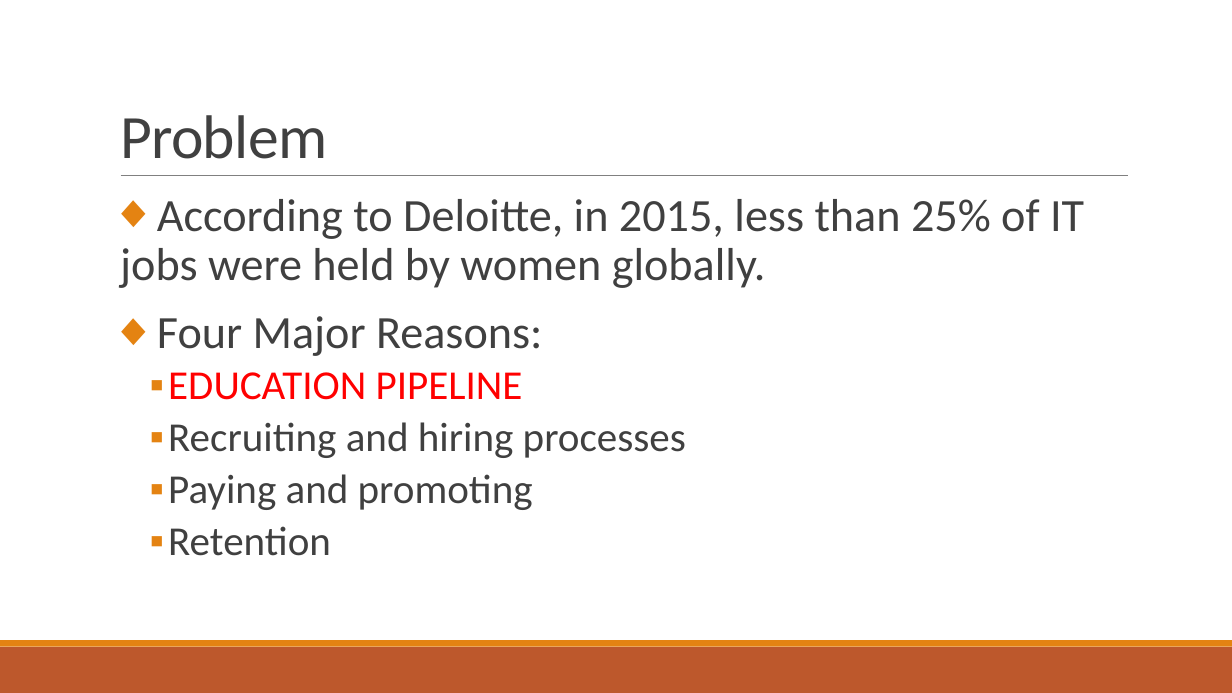
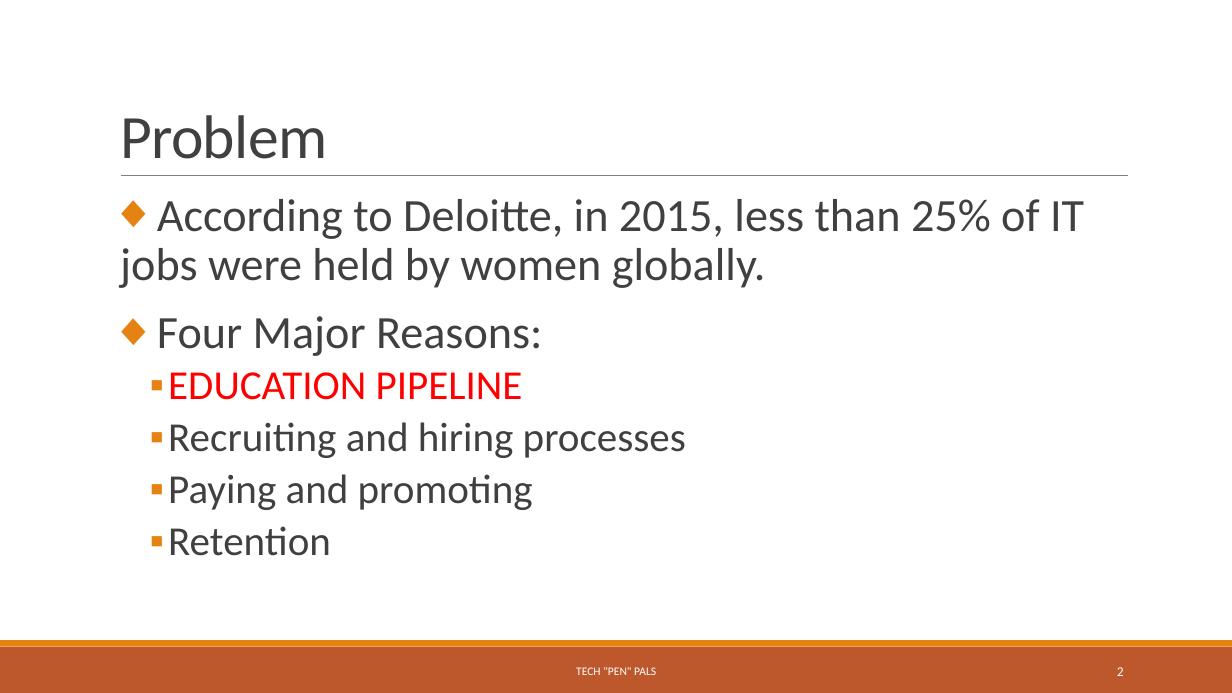
Before and after one commit to madlene/Tech_PenPals, a slide deck: slide 2 of Slides.pptx. Drawn at 1232x693 pixels with LibreOffice and Linux fonts; fonts in the diff are those of the drawing. Boxes give left, top, right and bottom in pixels: in the first picture for what was removed or moved away, otherwise in the second. Text is boxed around its words. In the diff, an @@ line names an element or a change of style, - is before the commit and + after.

```diff
--- a/Slides.pptx
+++ b/Slides.pptx
@@ text added at bbox=[576, 667, 656, 675], 9 pt, text #FFFFFF @@
+TECH "PEN" PALS
@@ page number added at bbox=[1117, 667, 1124, 676], 10.5 pt, text #FFFFFF @@
+2
```
Also in this commit, not shown: 5 other slides changed, 1 slide added, 1 slide removed.
